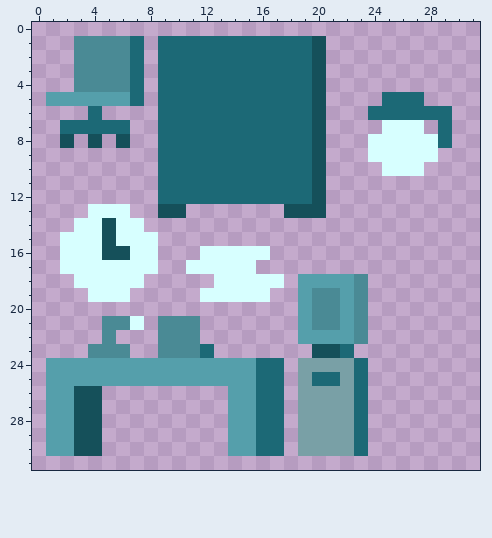
Two states of a pixel-art sprite, Assets/Art/Props/Props_Office.png. That is the earlier state.
The file is 32x32 pixels. Pixels under 10% opacity are left out. Colours within 5 levels of each other are drawn and written as one.
The result:
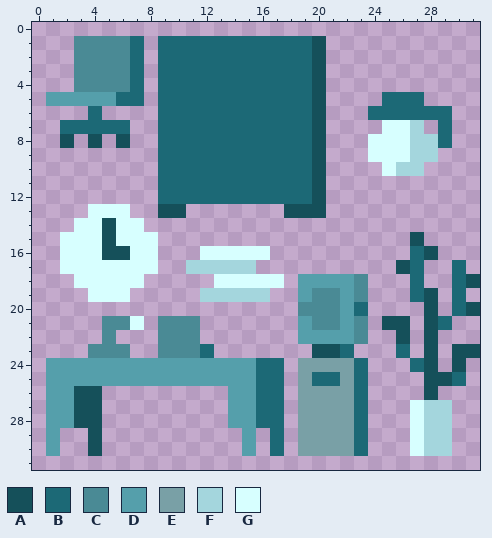
Palette (. is transparent): A #15505a  B #1c6976  C #4a8a95  D #559fab  E #79a0a6  F #a4d6dd  G #d7ffff
From old to new:
@@ x 0..31 @@
  4 ...CCCCB.BBBBBBBBBBBA...........
- 5 .DDDDDDB.BBBBBBBBBBBA....BBB....
+ 5 .DDDDDBB.BBBBBBBBBBBA....BBB....
  6 ....B....BBBBBBBBBBBA...BBBBBB..
- 7 ..BBBBB..BBBBBBBBBBBA....GGG.B..
- 8 ..A.A.A..BBBBBBBBBBBA...GGGGGB..
- 9 .........BBBBBBBBBBBA...GGGGG...
-10 .........BBBBBBBBBBBA....GGG....
+ 7 ..BBBBB..BBBBBBBBBBBA....GGF.B..
+ 8 ..A.A.A..BBBBBBBBBBBA...GGGFFB..
+ 9 .........BBBBBBBBBBBA...GGGFF...
+10 .........BBBBBBBBBBBA....GFF....
 11 .........BBBBBBBBBBBA...........
@@ x 0..31 @@
 14 ...GGAGG........................
-15 ..GGGAGGG.......................
-16 ..GGGAAGG...GGGGG...............
-17 ..GGGGGGG..GGGGG................
-18 ...GGGGG.....GGGGG.DDDDC........
-19 ....GGG.....GGGGG..DCCDC........
-20 ...................DCCDC........
-21 .....CCG.CCC.......DCCDC........
-22 .....C...CCC.......DDDDC........
-23 ....CCC..CCCB.......AAB.........
-24 .DDDDDDDDDDDDDDDBB.EEEEB........
-25 .DDDDDDDDDDDDDDDBB.EBBEB........
-26 .DDAA.........DDBB.EEEEB........
-27 .DDAA.........DDBB.EEEEB........
-28 .DDAA.........DDBB.EEEEB........
-29 .DDAA.........DDBB.EEEEB........
-30 .DDAA.........DDBB.EEEEB........
+15 ..GGGAGGG..................A....
+16 ..GGGAAGG...GGGGG..........BA...
+17 ..GGGGGGG..FFFFF..........AB..B.
+18 ...GGGGG.....GGGGG.DDDDC...B..BA
+19 ....GGG.....FFFFF..DCCDC...BA.B.
+20 ...................CCCDB....A.BA
+21 .....CCG.CCC.......DCCDC.AA.AB..
+22 .....C...CCC.......DDDDC..A.A...
+23 ....CCC..CCCB.......AAB...B.A.AA
+24 .DDDDDDDDDDDDDDDBB.EEEEB...BA.A.
+25 .DDDDDDDDDDDDDDDBB.EBBEB....AAB.
+26 .DDAA.........DDBB.EEEEB....A...
+27 .DDAA.........DDBB.EEEEB...GFF..
+28 .DDAA.........DDBB.EEEEB...GFF..
+29 .D..A..........D.B.EEEEB...GFF..
+30 .D..A..........D.B.EEEEB...GFF..
 31 ................................
Changed places in both pictures, as pixel boxes (x1, y1, x2, y2):
changed: (116, 92, 130, 106)
changed: (396, 120, 438, 176)
changed: (186, 232, 480, 456)
erased: (60, 428, 88, 456)
